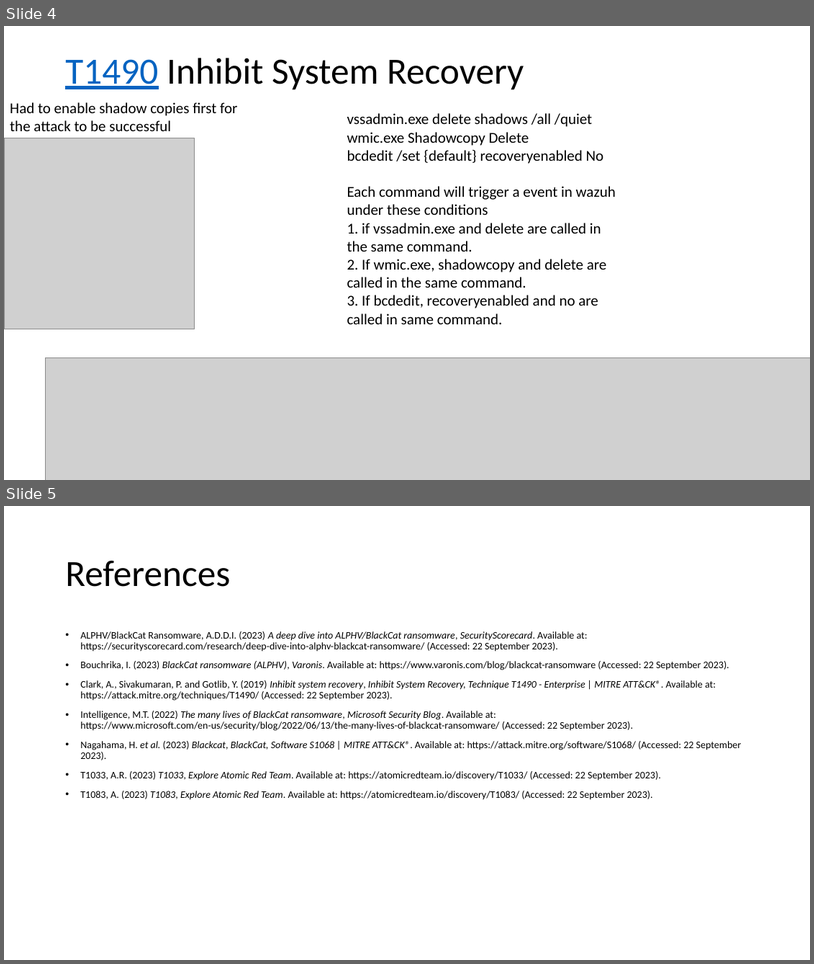
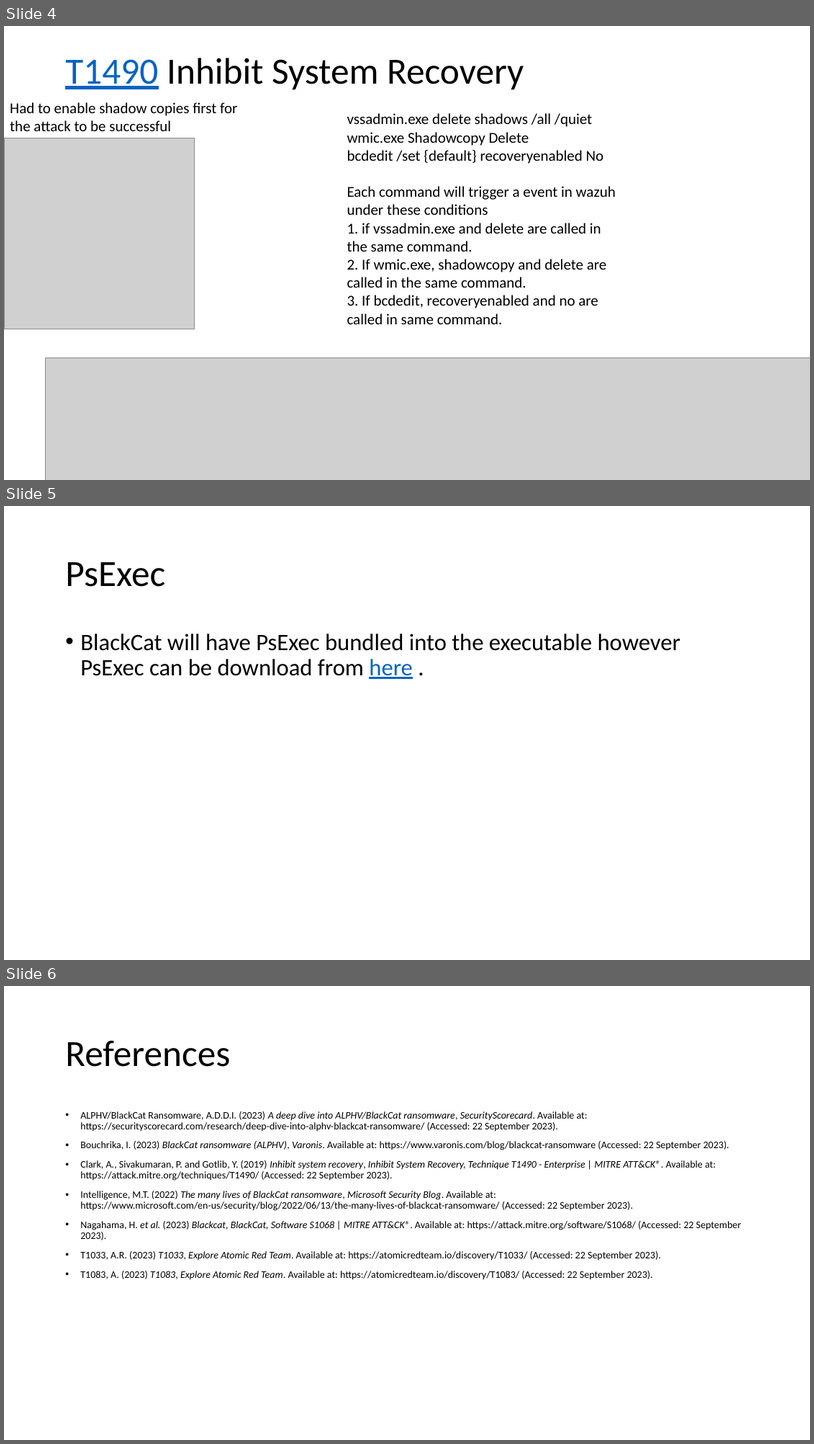
Before and after one commit to CHROME-PLATED-METRO-WOLF/attack, a slide deck: evidence.pptx. Shown one above the other, each under a label of ours: slides 4 and 5 before the commit, slides 4, 5 and 6 after it. The pictures are 814x964 and 814x1444 pixels, drawn with LibreOffice and Linux fonts; fonts in the diff are those of the drawing; grey boxes stand for pictures. Boxes give left, top, right and bottom in pixels: in the first picture for what was removed or moved away, otherwise in the second. Text is boxed around its words. In the diff, an @@ line names an element or a change of style, - is before the commit and + after.

```diff
--- a/evidence.pptx
+++ b/evidence.pptx
@@ slide 5 added at [4,506,810,960], background #FFFFFF @@
@@ title added at [65,562,165,587], 44 pt, text #000000 @@
+PsExec
@@ text added at [80,633,681,679], 28 pt, text #000000 @@
+• BlackCat will have PsExec bundled into the executable however PsExec can be download from here .
@@ what was slide 5 is now slide 6 @@
```
Also in this commit, not shown: 30 other files.
